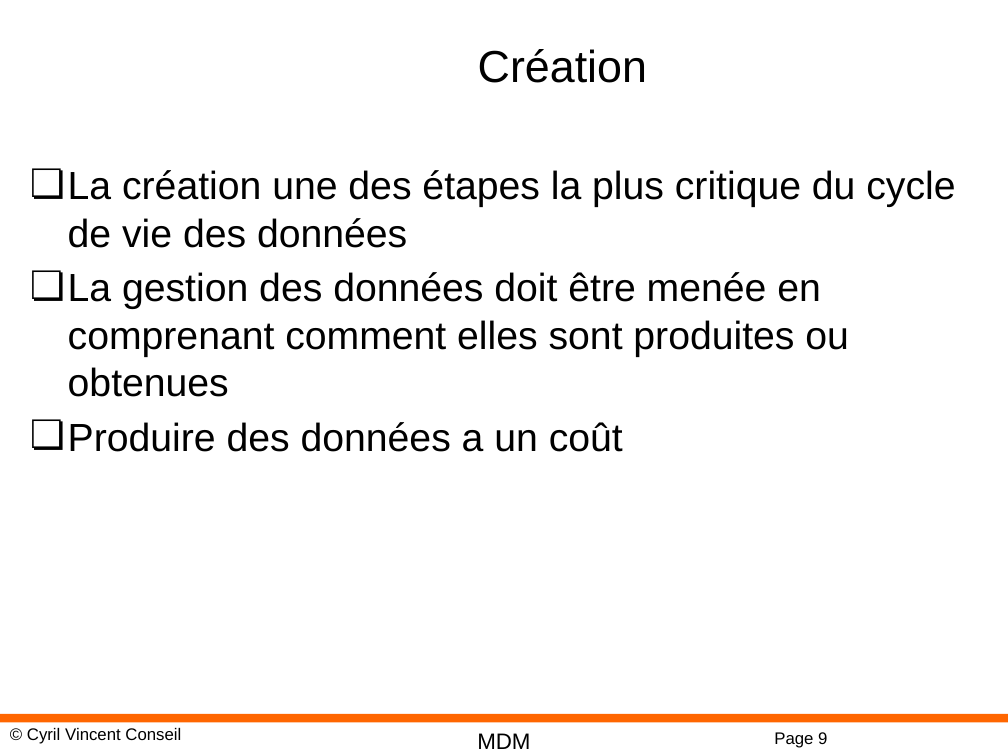
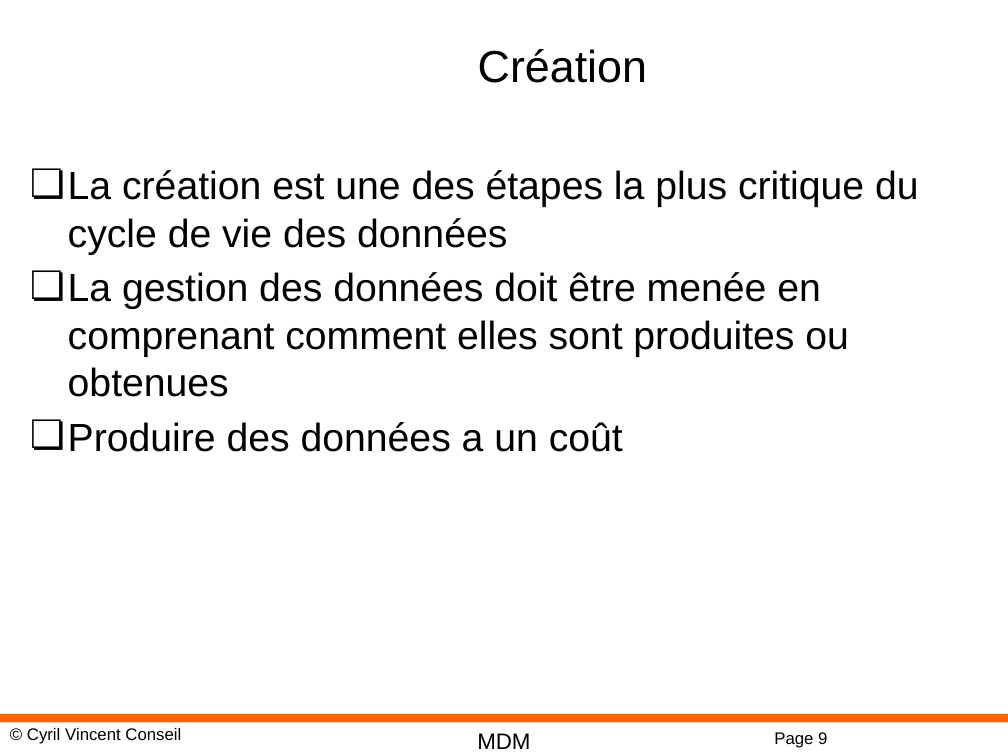
Before and after one commit to cyrilvincent/mdm, a slide deck: slide 9 of DM02-DataManagement.pptx. Drawn at 1008x756 pixels with LibreOffice and Linux fonts; fonts in the diff are those of the drawing; background and template pictures are left out. Boxes give left, top, right and bottom in pixels: in the first picture for what was removed or moved away, otherwise in the second. Text is boxed around its words. In the diff, an @@ line names an element or a change of style, - is before the commit and + after.

```diff
--- a/DM02-DataManagement.pptx
+++ b/DM02-DataManagement.pptx
@@ text at box(68, 170, 919, 255): text changed @@
-❏ La création une des étapes la plus critique du cycle de vie des données
+❏ La création est une des étapes la plus critique du cycle de vie des données
```
Also in this commit, not shown: 3 other slides changed, 2 slides removed, 12 other files.
